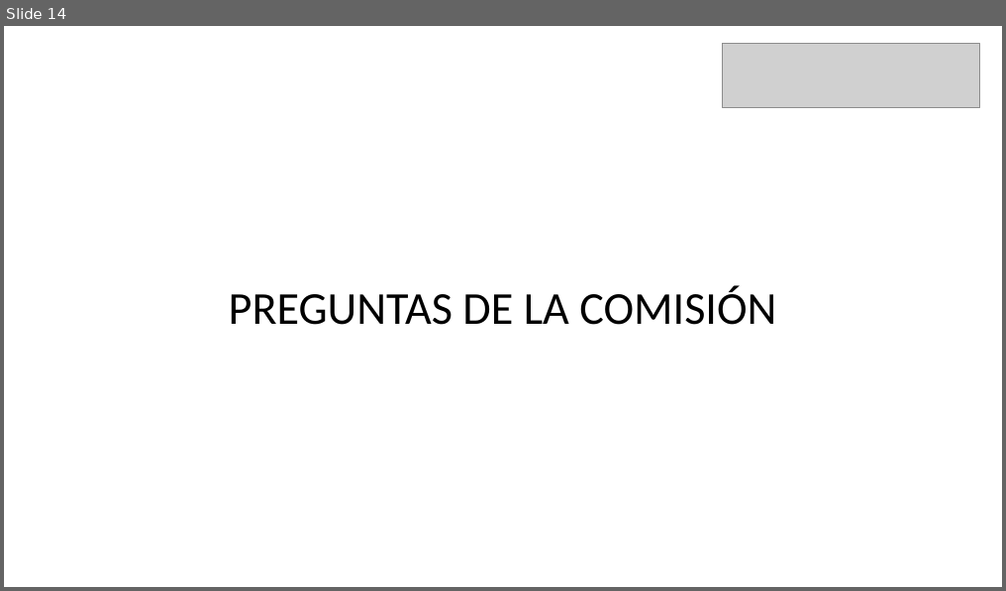
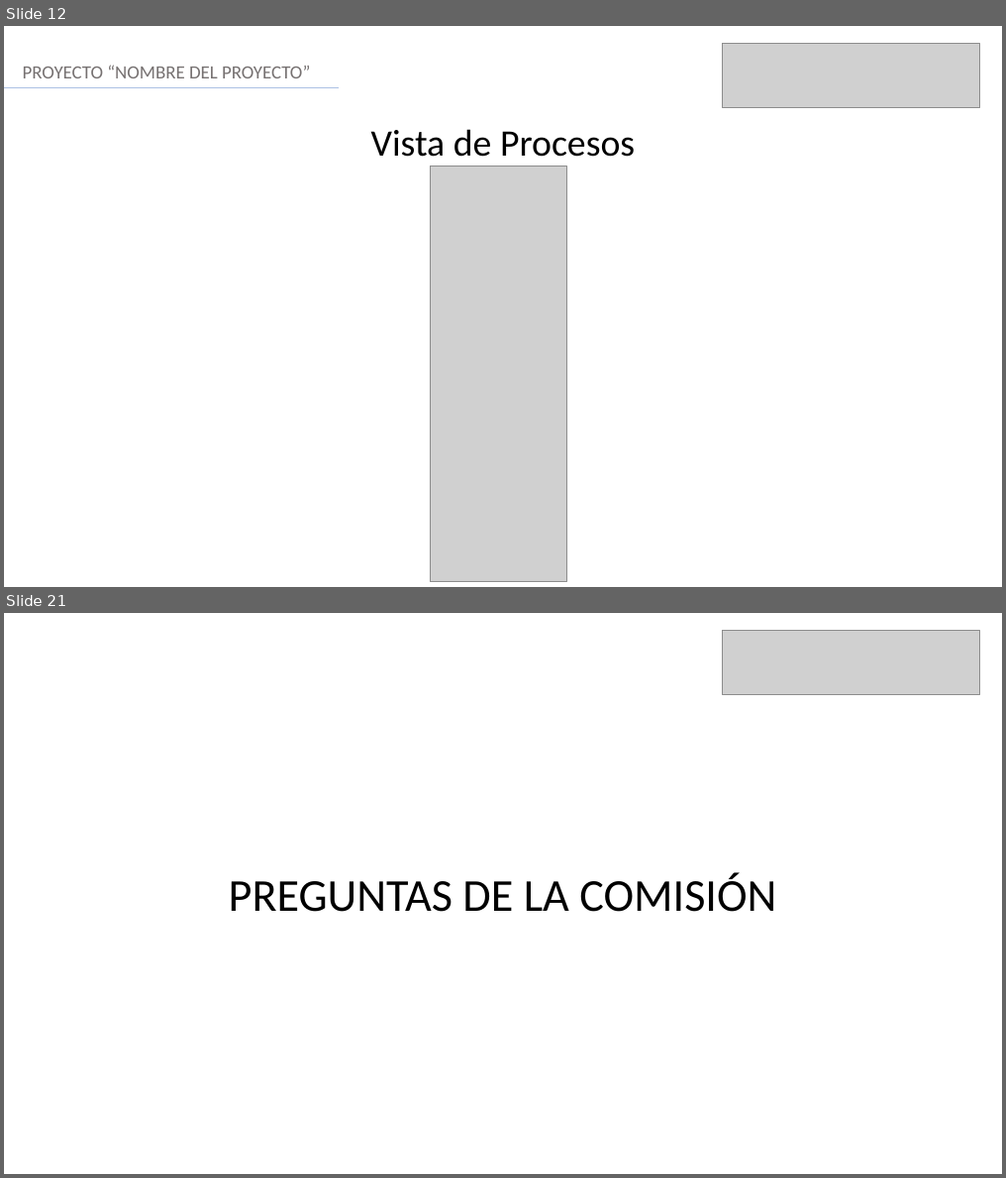
Before and after one commit to jaraantonio/RQY1102-CastilloJaraSoto-ET, a slide deck: 01_Presentacion_Final.ppt. Shown one above the other, each under a label of ours: slide 14 before the commit, slides 12 and 21 after it; the slides between them are not shown. The pictures are 1006x591 and 1006x1178 pixels, drawn with LibreOffice and Linux fonts; fonts in the diff are those of the drawing; grey boxes stand for pictures. Boxes give left, top, right and bottom in pixels: in the first picture for what was removed or moved away, otherwise in the second. Text is boxed around its words. In the diff, an @@ line names an element or a change of style, - is before the commit and + after.

```diff
--- a/01_Presentacion_Final.ppt
+++ b/01_Presentacion_Final.ppt
@@ slide 12 added at box(4, 26, 1002, 587), background #FFFFFF @@
@@ picture added at box(722, 43, 979, 107) @@
@@ text added at box(23, 65, 310, 78), 18 pt, text #767171 @@
+PROYECTO “NOMBRE DEL PROYECTO”
@@ line added from (4, 88) to (339, 88), #ABC0E4 1.25 pt @@
@@ text added at box(371, 129, 635, 157), 36 pt, text #000000 @@
+Vista de Procesos
@@ picture added at box(430, 166, 567, 582) @@
@@ what was slide 14 is now slide 21 @@
```
Also in this commit, not shown: 13 slides changed, 6 other slides added.
